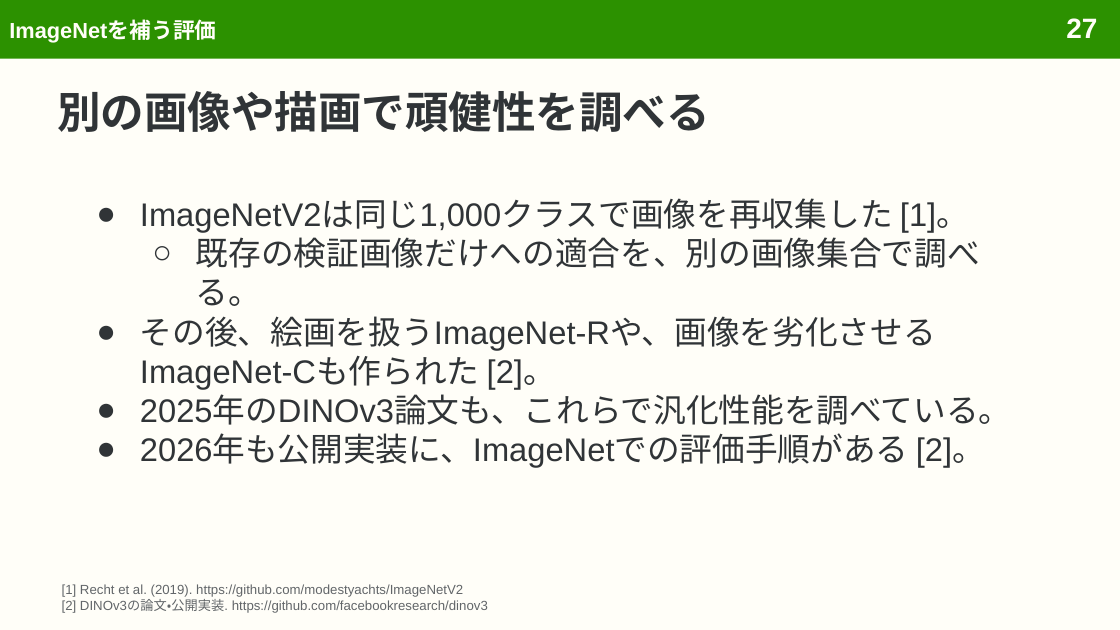
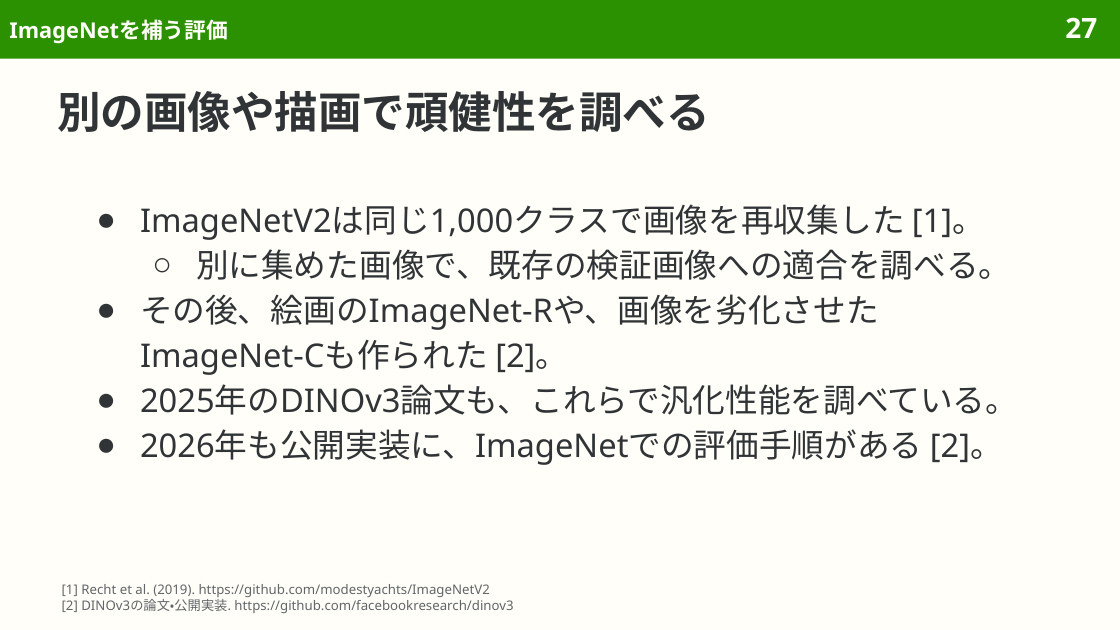
Before and after one commit to sasakiy84/datasets-in-10-minutes, a slide deck: slide 27 of slides/datasets-in-10-minutes-imagenet.pptx. Drawn at 1120x630 pixels with LibreOffice and Linux fonts; fonts in the diff are those of the drawing. Boxes give left, top, right and bottom in pixels: in the first picture for what was removed or moved away, otherwise in the second. Text is boxed around its words. In the diff, an @@ line names an element or a change of style, - is before the commit and + after.

```diff
--- a/slides/datasets-in-10-minutes-imagenet.pptx
+++ b/slides/datasets-in-10-minutes-imagenet.pptx
@@ font Arial to Noto Sans in 3 elements at bbox=[9, 19, 228, 44], bbox=[62, 584, 513, 613], bbox=[1065, 17, 1097, 38] @@
@@ text at bbox=[140, 204, 1018, 465]: font Arial to Noto Sans in "ImageNetV2は同じ1,000クラスで画像を再収集した [1]。", "2025年のDINOv3論文も、これらで汎化性能を調べている。", "2026年も公開実装に、ImageNetでの評価手順がある [2]。"; line spacing 1 to 1.15 @@
@@ text at bbox=[140, 249, 1011, 375]: text changed; font Arial to Noto Sans @@
-  ○ 既存の検証画像だけへの適合を、別の画像集合で調べる。
-● その後、絵画を扱うImageNet-Rや、画像を劣化させるImageNet-Cも作られた [2]。
+  ○ 別に集めた画像で、既存の検証画像への適合を調べる。
+● その後、絵画のImageNet-Rや、画像を劣化させたImageNet-Cも作られた [2]。
```
Also in this commit, not shown: 66 other slides changed, 10 other files.
